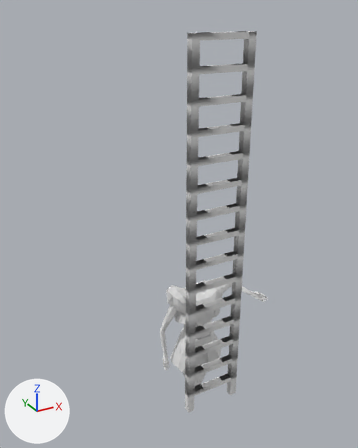
One commit to the Blender file 3DModels/Characters/MainCharacter/MC_endScene/mcEndScene.blend: the scene before it, then after it.
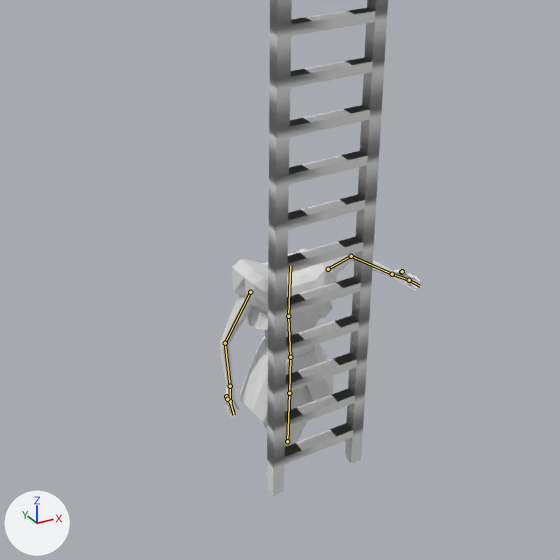
Old and new are each drawn whole from a 50 mm lens placed at (-13.0, -20.4, 22.0), pointed at (1.3, 5.4, 9.1) and again close up on the part from 12% to 96% of the width and 33% to 100% of the height. The axes (+X, +Y, +Z) are drawn at lower left. The lights are the same throughout. The bones that bend it are drawn over the model as lines in the close-ups.

In view in the first close-up: 'ladder1', 'mcMainMenu'.
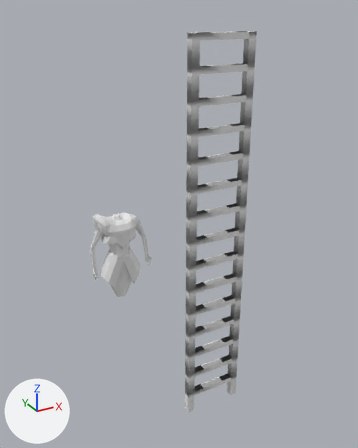
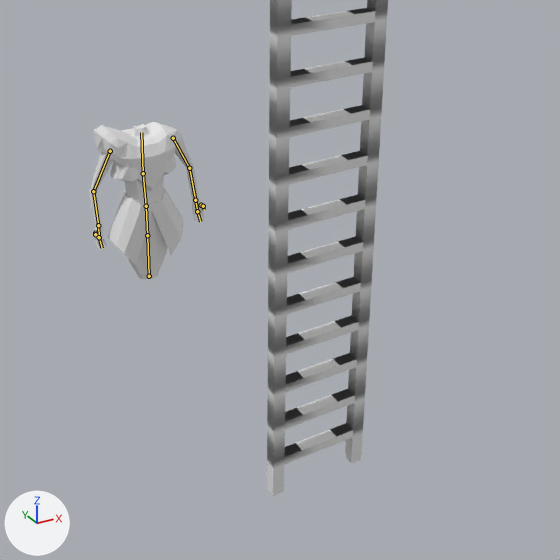
The newer file adds an action. The first version stands in its rest pose; the second is drawn at frame 0 of the action 'idle'.

Boxes [x1, y1, x2, y2] around the edits, measured in the close-ups (560 x 560 px):
'mcMainMenu', posed (43% narrower, 20% shorter)
    before: [220, 249, 421, 447]
    after: [90, 122, 205, 280]
bone 'tibia', root to tip
    before: (287, 441) to (289, 393)
    after: (149, 276) to (147, 235)

Edits to the bpy script that builds the scene:
```text
Change bone_tibia:
    where bone_tibia = bpy.data.objects['Armature'].pose.bones['tibia']
    bone_tibia.location: (0.0, -0.03, -0.87) -> (0.0, -0.37, -12.94)
Change bone_ok_left:
    where bone_ok_left = bpy.data.objects['Armature'].pose.bones['ok_left']
    bone_ok_left.location: (-0.96, 0.59, -0.1) -> (-2.4, 12.95, -2.54)
Change bone_ik_left_elbow:
    where bone_ik_left_elbow = bpy.data.objects['Armature'].pose.bones['ik_left_elbow']
    bone_ik_left_elbow.location: (-1.38, 1.86, 0.0) -> (0.0, 12.95, 0.0)
Change bone_ik_right_elbow:
    where bone_ik_right_elbow = bpy.data.objects['Armature'].pose.bones['ik_right_elbow']
    bone_ik_right_elbow.location: (0.0, 0.87, 0.0) -> (0.0, 12.95, 0.0)
Change bone_ik_right:
    where bone_ik_right = bpy.data.objects['Armature'].pose.bones['ik_right']
    bone_ik_right.location: (2.68, 0.87, -2.62) -> (2.68, 12.95, -2.62)
```
